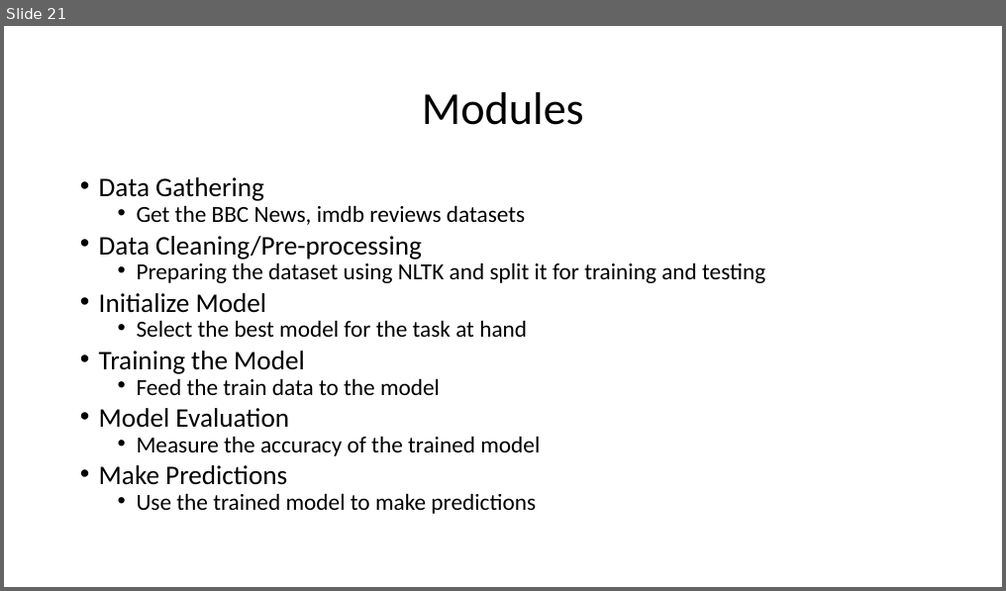
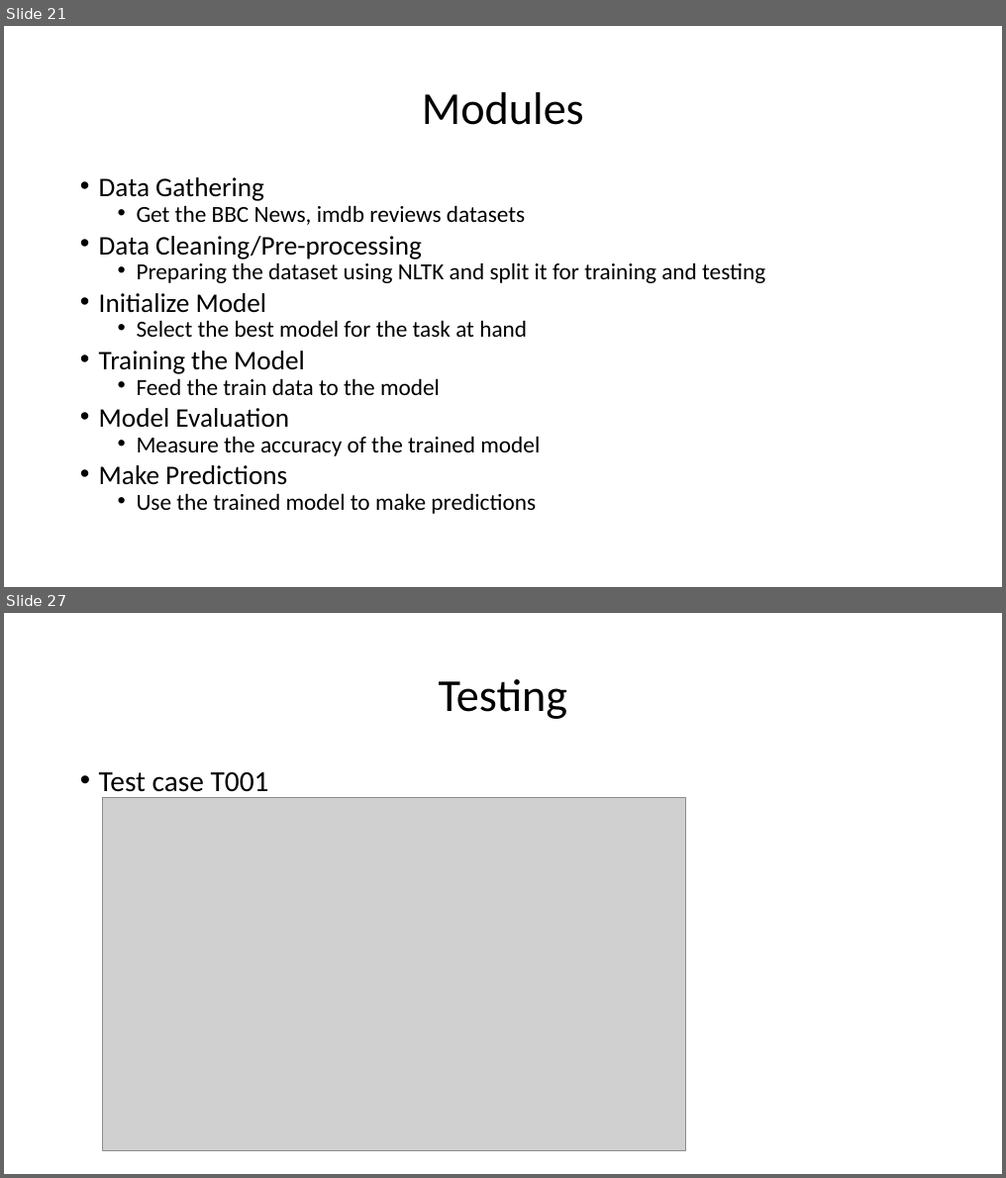
Before and after one commit to HarshaKy/text-classifier, a slide deck: docs/presentation/Presentation.pptx. Shown one above the other, each under a label of ours: slide 21 before the commit, slides 21 and 27 after it; the slides between them are not shown. The pictures are 1006x591 and 1006x1178 pixels, drawn with LibreOffice and Linux fonts; fonts in the diff are those of the drawing; grey boxes stand for pictures. Boxes give left, top, right and bottom in pixels: in the first picture for what was removed or moved away, otherwise in the second. Text is boxed around its words. In the diff, an @@ line names an element or a change of style, - is before the commit and + after.

```diff
--- a/docs/presentation/Presentation.pptx
+++ b/docs/presentation/Presentation.pptx
@@ slide 27 added at [4,613,1002,1174], background #FFFFFF @@
@@ title added at [439,679,568,719], 44 pt, text #000000 @@
+Testing
@@ text added at [99,772,269,798], 28 pt, text #000000 @@
+• Test case T001
@@ picture added at [103,797,686,1152] @@
```
Also in this commit, not shown: 11 other slides added, 1 other file.
